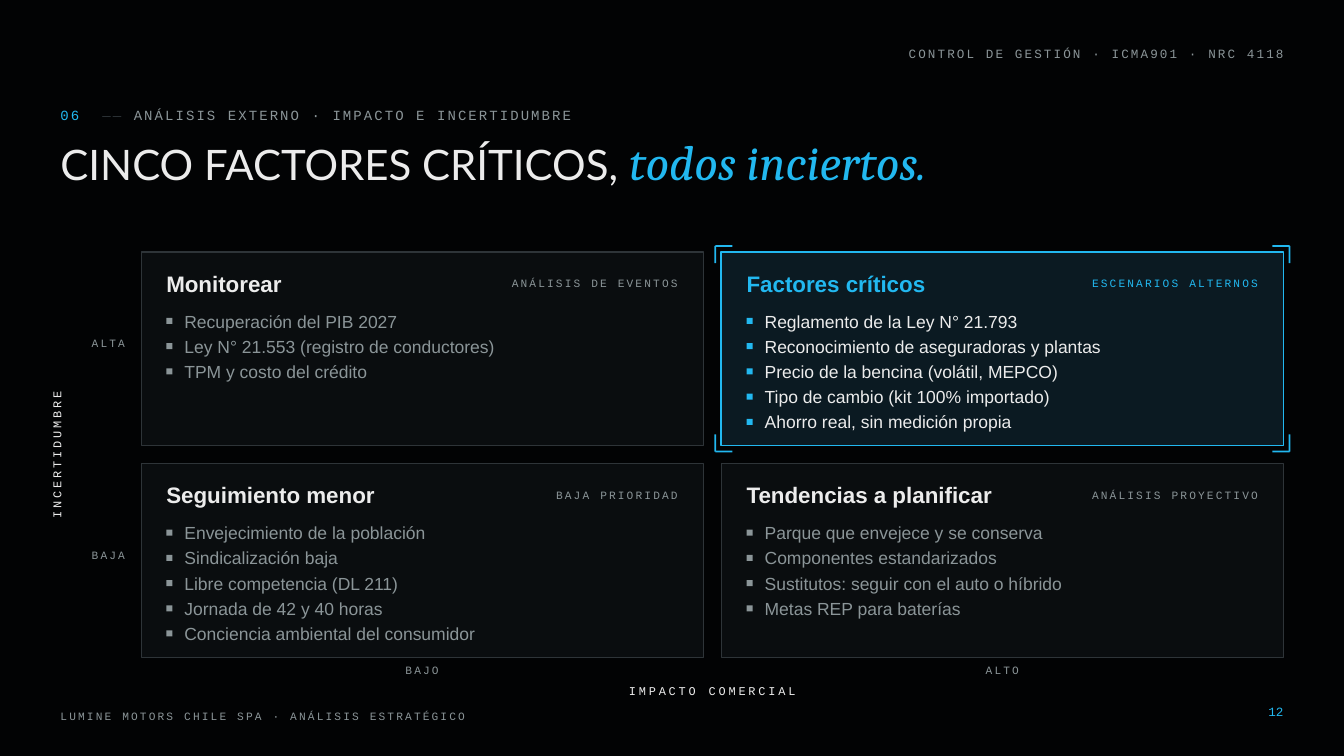
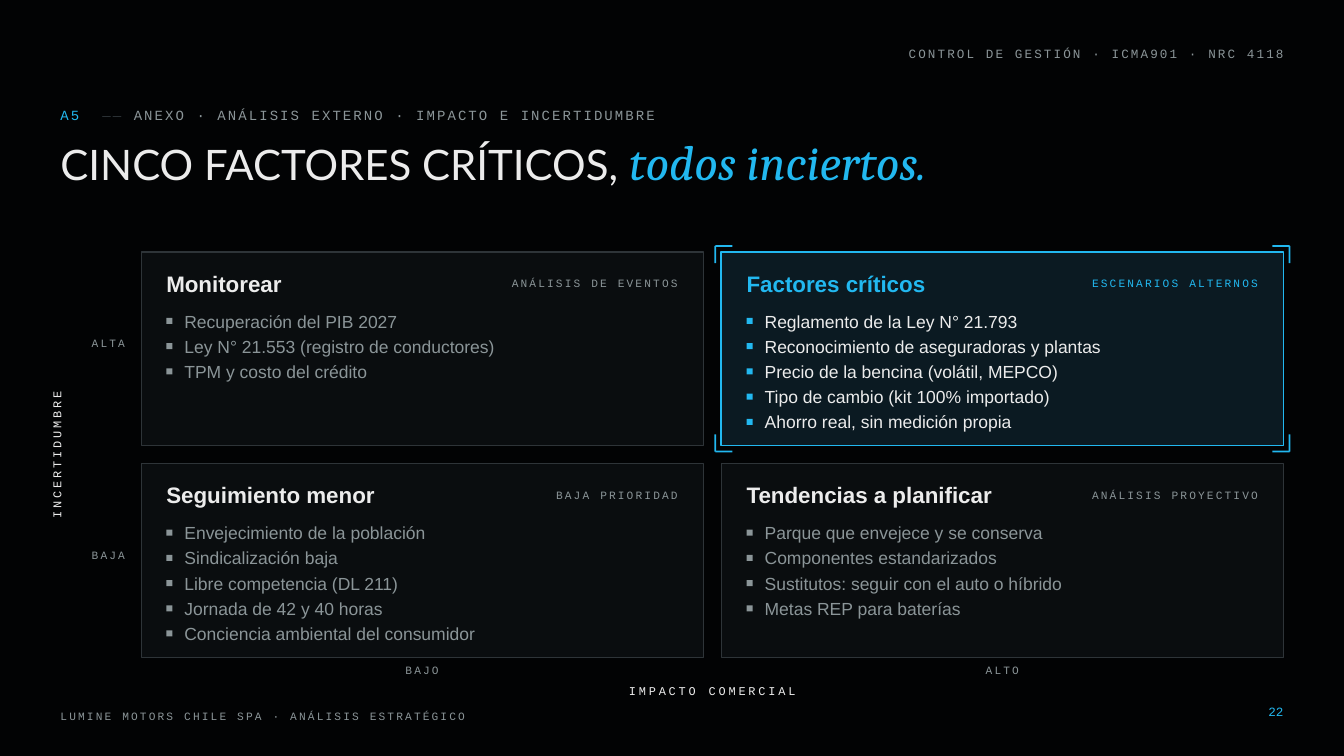
Before and after one commit to diegoaam0109-ux/lumine, a slide deck: slide 22 of control-de-gestion/Lumine_Analisis_Estrategico_Control_de_Gestion.pptx (slide 12 before the commit). Drawn at 1344x756 pixels with LibreOffice and Linux fonts; fonts in the diff are those of the drawing; background and template pictures are left out. Boxes give left, top, right and bottom in pixels: in the first picture for what was removed or moved away, otherwise in the second. Text is boxed around its words. In the diff, an @@ line names an element or a change of style, - is before the commit and + after.

```diff
--- a/control-de-gestion/Lumine_Analisis_Estrategico_Control_de_Gestion.pptx
+++ b/control-de-gestion/Lumine_Analisis_Estrategico_Control_de_Gestion.pptx
@@ text at (60,110,655,120): text changed @@
-06 —— ANÁLISIS EXTERNO · IMPACTO E INCERTIDUMBRE
+A5 —— ANEXO · ANÁLISIS EXTERNO · IMPACTO E INCERTIDUMBRE
@@ page number at (1268,707,1283,716): text changed @@
-12
+22
```
Also in this commit, not shown: 9 other slides changed, 1 slide added, 1 slide removed, 6 other files.
